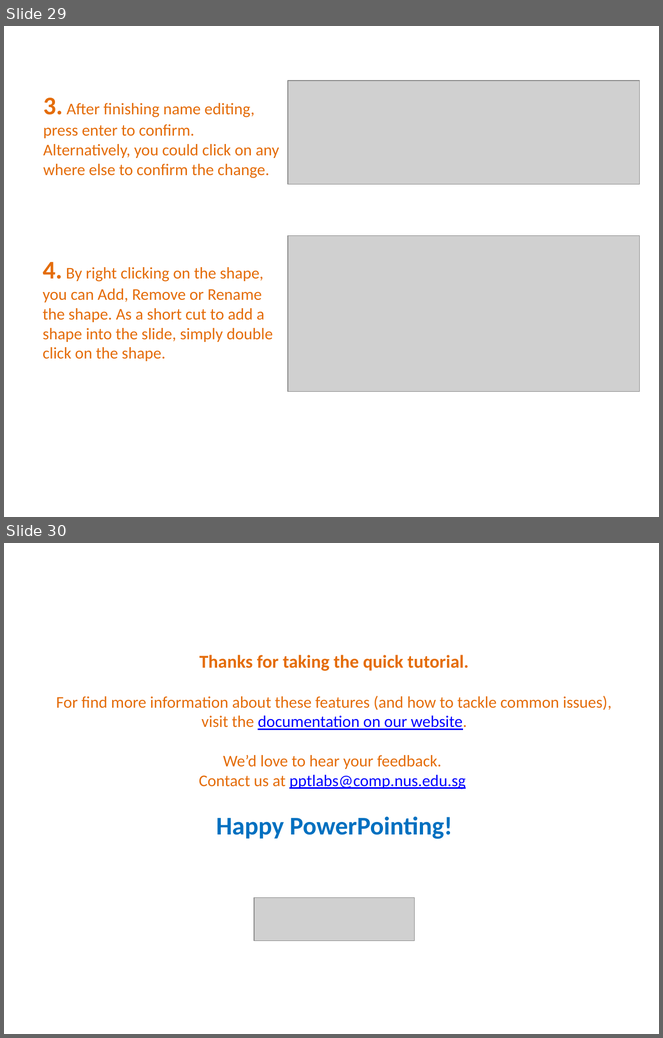
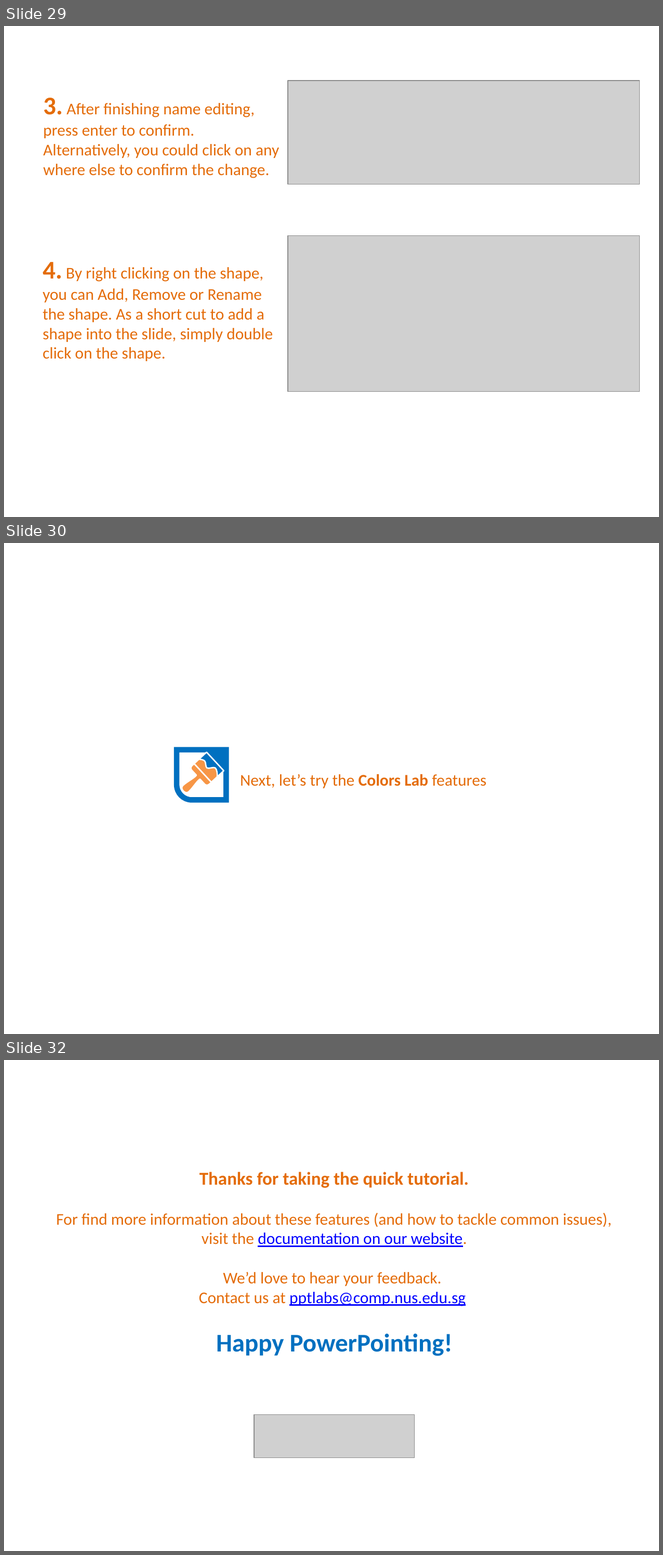
Before and after one commit to PowerPointLabs/PowerPointLabs, a slide deck: PowerPointLabs/PowerPointLabs/PowerPointLabs Quick Tutorial.pptx. Shown one above the other, each under a label of ours: slides 29 and 30 before the commit, slides 29, 30 and 32 after it; the slides between them are not shown. The pictures are 663x1038 and 663x1555 pixels, drawn with LibreOffice and Linux fonts; fonts in the diff are those of the drawing; grey boxes stand for pictures. Boxes give left, top, right and bottom in pixels: in the first picture for what was removed or moved away, otherwise in the second. Text is boxed around its words. In the diff, an @@ line names an element or a change of style, - is before the commit and + after.

```diff
--- a/PowerPointLabs/PowerPointLabs/PowerPointLabs Quick Tutorial.pptx
+++ b/PowerPointLabs/PowerPointLabs/PowerPointLabs Quick Tutorial.pptx
@@ slide 30 added at bbox=[4, 543, 659, 1034], background #FFFFFF @@
@@ freeform shape added at bbox=[177, 750, 227, 800], outline #0070C0 6 pt @@
@@ freeform shape added at bbox=[194, 755, 221, 782], fill #F79646, outline #FFFFFF 1.5 pt @@
@@ rectangle added at bbox=[195, 753, 224, 782], fill #0070C0, outline #FFFFFF 1.5 pt @@
@@ freeform shape added at bbox=[205, 749, 226, 772], fill #0070C0 @@
@@ freeform shape added at bbox=[176, 763, 211, 799], fill #F79646, outline #FFFFFF 1.5 pt @@
@@ text added at bbox=[240, 774, 487, 788], 18 pt, text #E46C0A @@
+Next, let’s try the Colors Lab features
@@ what was slide 30 is now slide 32 @@
```
Also in this commit, not shown: 1 other slide added.
